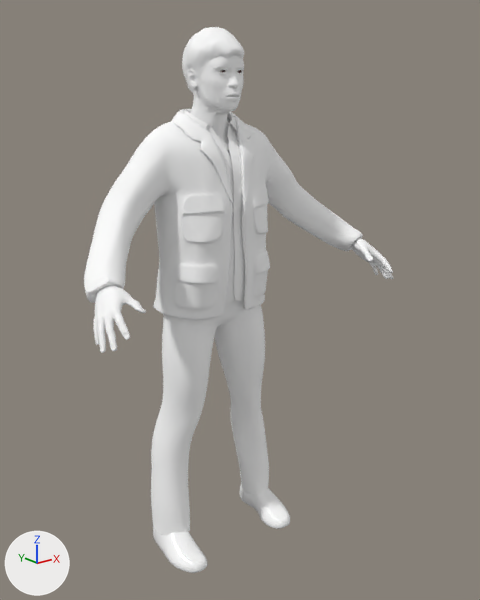
The Blender file models-source/3B - Animating/WhiteMaleAnimating.blend: old version first, new version second.
Rendered twice from a 50 mm camera at (-1.278, -1.777, 1.561) aimed at (0.035, -0.135, 0.904). Arrows for +X, +Y and +Z are at lower left; the lights stay in place.

The first picture shows 'Human', 'Human.eyebrow001', 'Human.male_casualsuit05', 'Human.shoes02', 'Human.short02'.
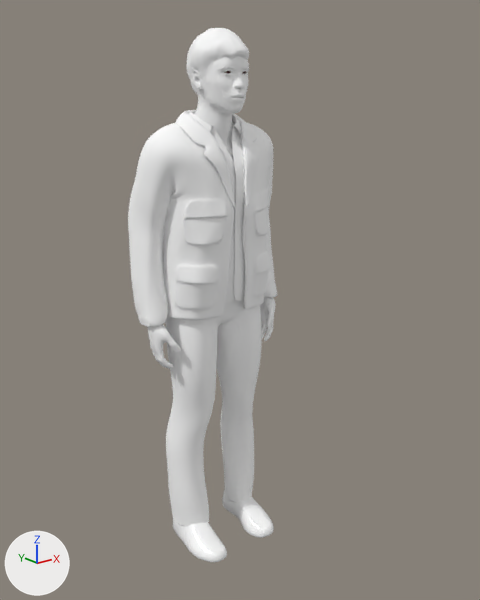
The newer file adds an action. The first version stands in its rest pose; the second is drawn at frame 0 of the action 'IdleRest'.

Location of each change, [x1, y1, x2, y2] in pixels of the pictures (480 x 600 px):
'Human.male_casualsuit05', posed (46% narrower): before [84, 109, 363, 535]; after [128, 110, 277, 526]
'Human', posed (57% narrower): before [93, 59, 393, 353]; after [147, 60, 275, 369]
'Human.shoes02', posed (26% narrower, 19% shorter): before [153, 484, 290, 573]; after [173, 490, 274, 562]
'Human.short02', posed: before [182, 27, 244, 95]; after [186, 28, 249, 96]
'Human.eyebrow001', posed: before [212, 66, 244, 69]; after [217, 67, 249, 70]
'Human.high-poly', posed: before [219, 70, 242, 73]; after [224, 71, 247, 74]

The change in detail:
Bone 'chest' (bone_chest) turns from (0, 0, 0) to (5, -1, 1) degrees about its own x, y and z.
Bone 'f_index.01_master.L' (bone_f_index_01_master_l) moves from (0.0, 0.0, 0.0) to (0.003, -0.001, 0.0).
Bone 'f_index.01_master.L' (bone_f_index_01_master_l) is rescaled from (1.0, 1.0, 1.0) to (1.0, 0.92, 1.0).
Bone 'thumb.01_master.L' (bone_thumb_01_master_l) is rescaled from (1.0, 1.0, 1.0) to (1.0, 0.94, 1.0).
Bone 'f_middle.01_master.L' (bone_f_middle_01_master_l) is rescaled from (1.0, 1.0, 1.0) to (1.0, 0.92, 1.0).
Bone 'f_ring.01_master.L' (bone_f_ring_01_master_l) moves from (0.0, 0.0, 0.0) to (-0.001, 0.0, 0.0).
Bone 'f_ring.01_master.L' (bone_f_ring_01_master_l) is rescaled from (1.0, 1.0, 1.0) to (1.0, 0.92, 1.0).
Bone 'palm.L' (bone_palm_l) turns from (0, 0, 0) to (2, 2, 7) degrees about its own x, y and z.
Bone 'f_index.01_master.R' (bone_f_index_01_master_r) moves from (0.0, 0.0, 0.0) to (-0.003, -0.001, 0.0).
Bone 'f_index.01_master.R' (bone_f_index_01_master_r) is rescaled from (1.0, 1.0, 1.0) to (1.0, 0.92, 1.0).
Bone 'thumb.01_master.R' (bone_thumb_01_master_r) is rescaled from (1.0, 1.0, 1.0) to (1.0, 0.94, 1.0).
Bone 'f_middle.01_master.R' (bone_f_middle_01_master_r) is rescaled from (1.0, 1.0, 1.0) to (1.0, 0.92, 1.0).
Bone 'f_ring.01_master.R' (bone_f_ring_01_master_r) moves from (0.0, 0.0, 0.0) to (0.001, 0.0, 0.0).
Bone 'f_ring.01_master.R' (bone_f_ring_01_master_r) is rescaled from (1.0, 1.0, 1.0) to (1.0, 0.92, 1.0).
Bone 'palm.R' (bone_palm_r) turns from (0, 0, 0) to (2, -2, -7) degrees about its own x, y and z.
Bone 'hand_ik.L' (bone_hand_ik_l) moves from (0.0, 0.0, 0.0) to (-0.25, 0.177, -0.185).
Bone 'hand_ik.L' (bone_hand_ik_l) turns from (0, 0, 0) to (-50, -36, -13) degrees about its own x, y and z.
Bone 'hand_ik.R' (bone_hand_ik_r) moves from (0.0, 0.0, 0.0) to (0.25, 0.177, -0.185).
Bone 'hand_ik.R' (bone_hand_ik_r) turns from (0, 0, 0) to (-50, 36, 13) degrees about its own x, y and z.
Bone 'eye_common' (bone_eye_common) moves from (0.0, 0.0, 0.0) to (0.0, -1.619, -0.134).
Bone 'foot_ik.L' (bone_foot_ik_l) moves from (0.0, 0.0, 0.0) to (-0.085, 0.0, 0.0).
Bone 'foot_ik.R' (bone_foot_ik_r) moves from (0.0, 0.0, 0.0) to (0.085, 0.0, 0.0).
